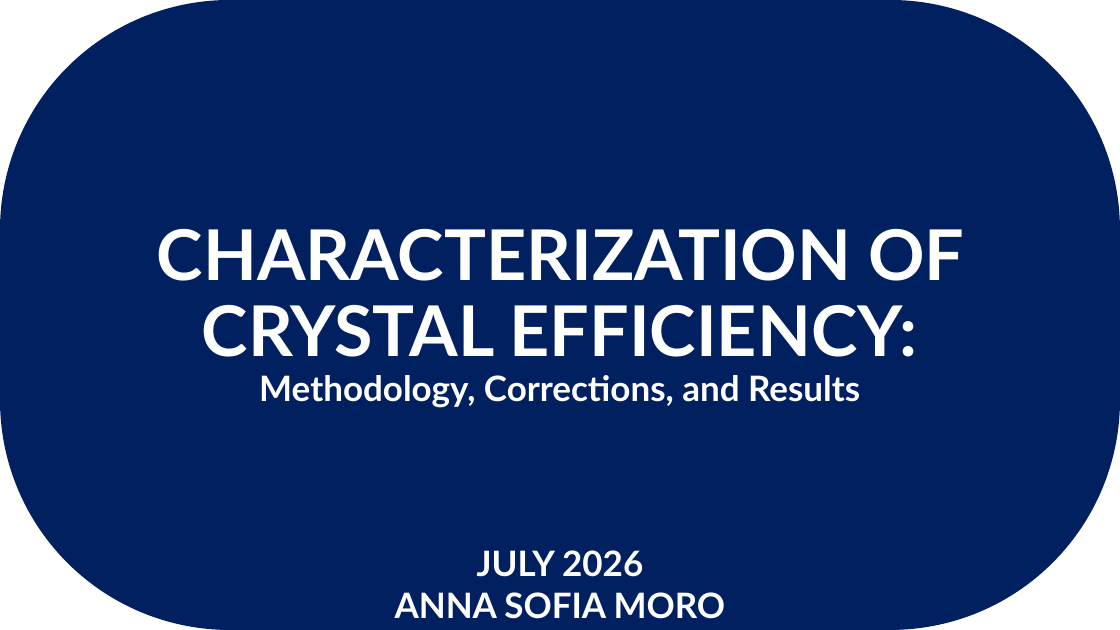
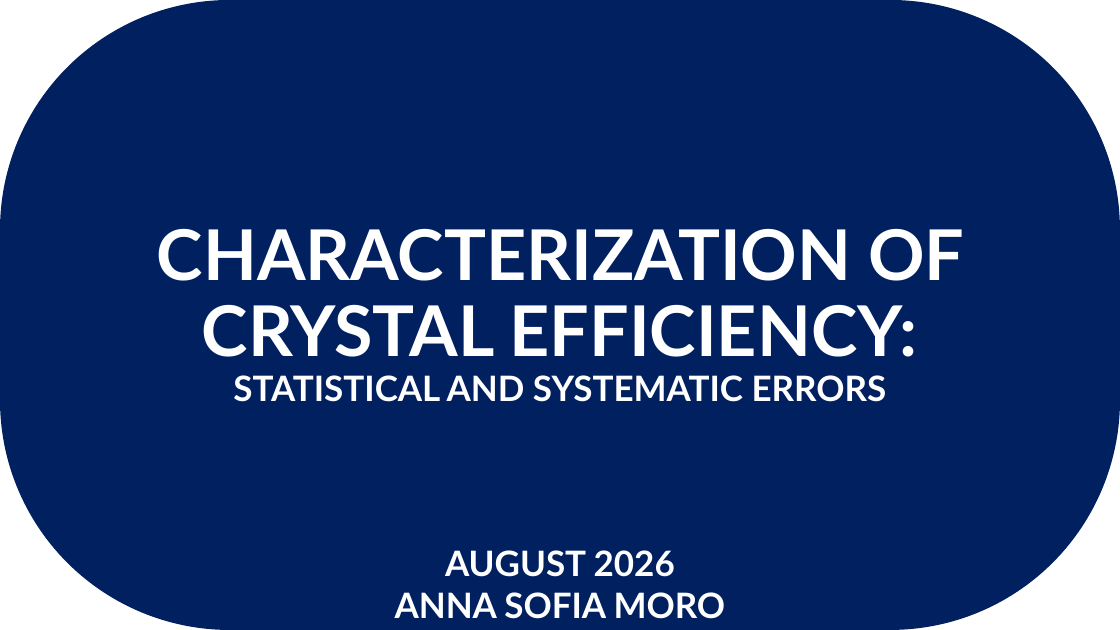
Before and after one commit to annaasofia/tesi, a slide deck: slide 1 of slides/week6.pptx. Drawn at 1120x630 pixels with LibreOffice and Linux fonts; fonts in the diff are those of the drawing. Boxes give left, top, right and bottom in pixels: in the first picture for what was removed or moved away, otherwise in the second. Text is boxed around its words. In the diff, an @@ line names an element or a change of style, - is before the commit and + after.

```diff
--- a/slides/week6.pptx
+++ b/slides/week6.pptx
@@ text in rounded rectangle at [233, 375, 887, 402]: text changed @@
-Methodology, Corrections, and Results
+STATISTICAL AND SYSTEMATIC ERRORS
@@ text at [445, 550, 675, 577]: text changed @@
-JULY 2026
+AUGUST 2026
```
Also in this commit, not shown: 7 other slides changed, 1 slide added, 21 slides removed, 2 other files.
